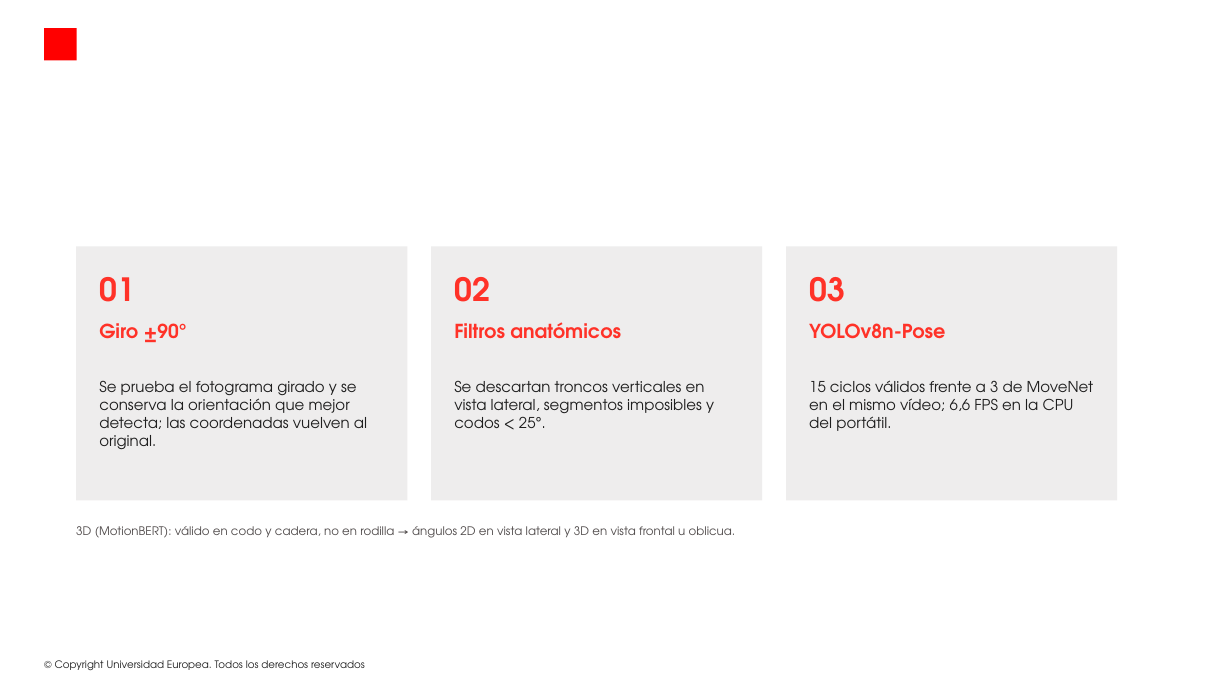
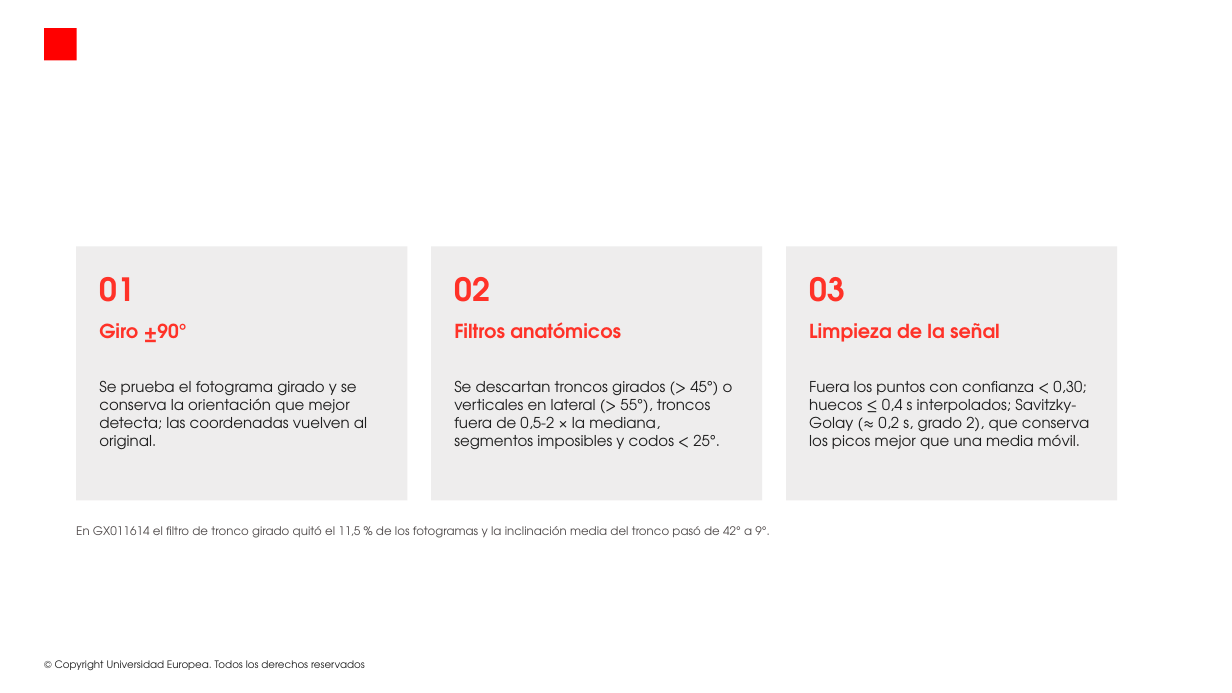
Before and after one commit to modeliana1-rgb/Strokelab, a slide deck: slide 8 of presentacion/StrokeLab_defensa.pptx (slide 6 before the commit). Drawn at 1232x693 pixels with LibreOffice and Linux fonts; fonts in the diff are those of the drawing; background and template pictures are left out. Boxes give left, top, right and bottom in pixels: in the first picture for what was removed or moved away, otherwise in the second. Text is boxed around its words. In the diff, an @@ line names an element or a change of style, - is before the commit and + after.

```diff
--- a/presentacion/StrokeLab_defensa.pptx
+++ b/presentacion/StrokeLab_defensa.pptx
@@ text at (809,323,1000,342): text changed @@
-YOLOv8n-Pose
+Limpieza de la señal
@@ text at (454,381,733,449): text changed @@
-Se descartan troncos verticales en vista lateral, segmentos imposibles y codos < 25°.
+Se descartan troncos girados (> 45°) o verticales en lateral (> 55°), troncos fuera de 0,5-2 × la mediana, segmentos imposibles y codos < 25°.
@@ text at (809,380,1089,449): text changed @@
-15 ciclos válidos frente a 3 de MoveNet en el mismo vídeo; 6,6 FPS en la CPU del portátil.
+Fuera los puntos con confianza < 0,30; huecos ≤ 0,4 s interpolados; Savitzky-Golay (≈ 0,2 s, grado 2), que conserva los picos mejor que una media móvil.
@@ text at (76,526,770,538): text changed @@
-3D (MotionBERT): válido en codo y cadera, no en rodilla → ángulos 2D en vista lateral y 3D en vista frontal u oblicua.
+En GX011614 el filtro de tronco girado quitó el 11,5 % de los fotogramas y la inclinación media del tronco pasó de 42° a 9°.
```
Also in this commit, not shown: 9 slides added, 2 other files.
